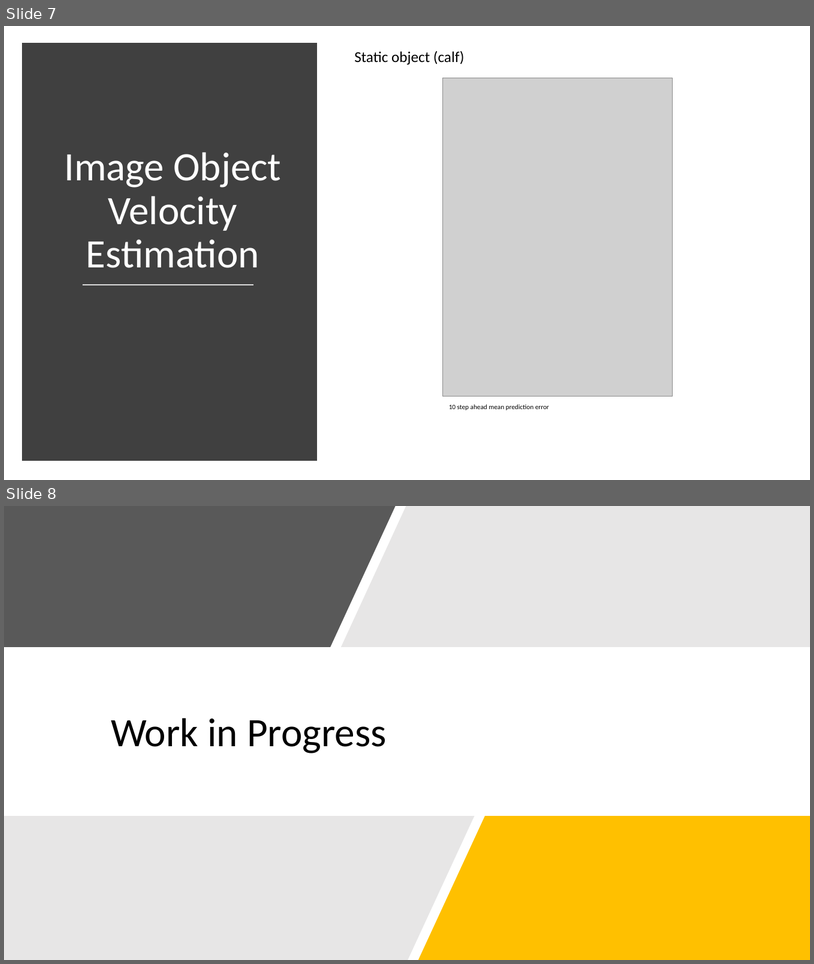
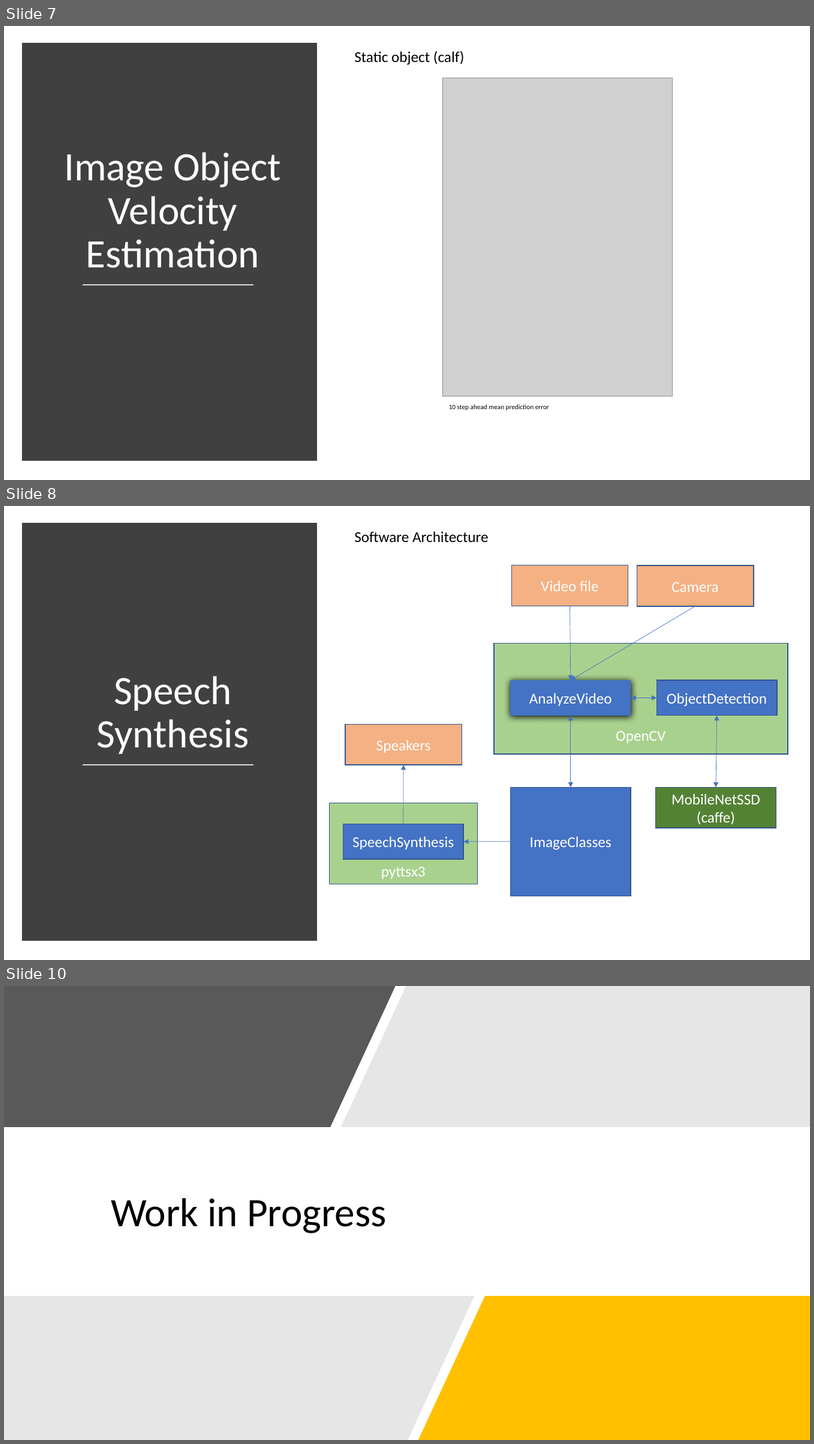
Before and after one commit to SakariLampola/Thesis, a slide deck: presentations/Audit 20180301.pptx. Shown one above the other, each under a label of ours: slides 7 and 8 before the commit, slides 7, 8 and 10 after it; the slides between them are not shown. The pictures are 814x964 and 814x1444 pixels, drawn with LibreOffice and Linux fonts; fonts in the diff are those of the drawing; grey boxes stand for pictures. Boxes give left, top, right and bottom in pixels: in the first picture for what was removed or moved away, otherwise in the second. Text is boxed around its words. In the diff, an @@ line names an element or a change of style, - is before the commit and + after.

Commit message:
20180117c
Speech synthesis added

```diff
--- a/presentations/Audit 20180301.pptx
+++ b/presentations/Audit 20180301.pptx
@@ slide 8 added at [4,506,810,960], background #FFFFFF @@
@@ rectangle added at [26,527,313,936], fill #404040, outline #404040 10 pt @@
@@ text added at [354,531,489,542], 18 pt, text #000000 @@
+Software Architecture
@@ rectangle added at [512,565,629,606], fill #F4B183, outline #325491 1 pt, 18 pt, text #FFFFFF @@
+Video file
@@ rectangle added at [638,565,754,606], fill #F4B183, outline #325491 1 pt, 18 pt, text #FFFFFF @@
+Camera
@@ arrow added from (570, 606) to (571, 680), #4472C4 0.5 pt @@
@@ arrow added from (695, 606) to (571, 680), #4472C4 0.5 pt @@
@@ rectangle added at [494,643,788,754], fill #A9D18E, outline #325491 1 pt, 18 pt, text #FFFFFF @@
+OpenCV
@@ text added at [96,676,249,754], 48 pt, text #FFFFFF @@
+Speech Synthesis
@@ rectangle added at [511,680,632,715], fill #4472C4, 18 pt, text #FFFFFF @@
+AnalyzeVideo
@@ rectangle added at [657,680,778,715], fill #4472C4, outline #325491 1 pt, 18 pt, text #FFFFFF @@
+ObjectDetection
@@ double arrow added from (632, 698) to (657, 698), #4472C4 0.5 pt @@
@@ double arrow added from (571, 715) to (571, 787), #4472C4 0.5 pt @@
@@ double arrow added from (717, 715) to (717, 787), #4472C4 0.5 pt @@
@@ rectangle added at [345,724,462,765], fill #F4B183, outline #325491 1 pt, 18 pt, text #FFFFFF @@
+Speakers
@@ line added from (83, 765) to (254, 765), #D9D9D9 1.75 pt @@
@@ arrow added from (404, 823) to (404, 765), #4472C4 0.5 pt @@
@@ rectangle added at [511,787,632,895], fill #4472C4, outline #325491 1 pt, 18 pt, text #FFFFFF @@
+ImageClasses
@@ rectangle added at [656,787,777,828], fill #548235, outline #325491 1 pt, 18 pt, text #FFFFFF @@
+MobileNetSSD (caffe)
@@ rectangle added at [329,803,477,884], fill #A9D18E, outline #325491 1 pt, 18 pt, text #FFFFFF @@
+pyttsx3
@@ rectangle added at [344,823,464,859], fill #4472C4, outline #325491 1 pt, 18 pt, text #FFFFFF @@
+SpeechSynthesis
@@ arrow added from (511, 841) to (464, 841), #4472C4 0.5 pt @@
@@ what was slide 8 is now slide 10 @@
```
Also in this commit, not shown: 1 other slide added, 6 other files.
